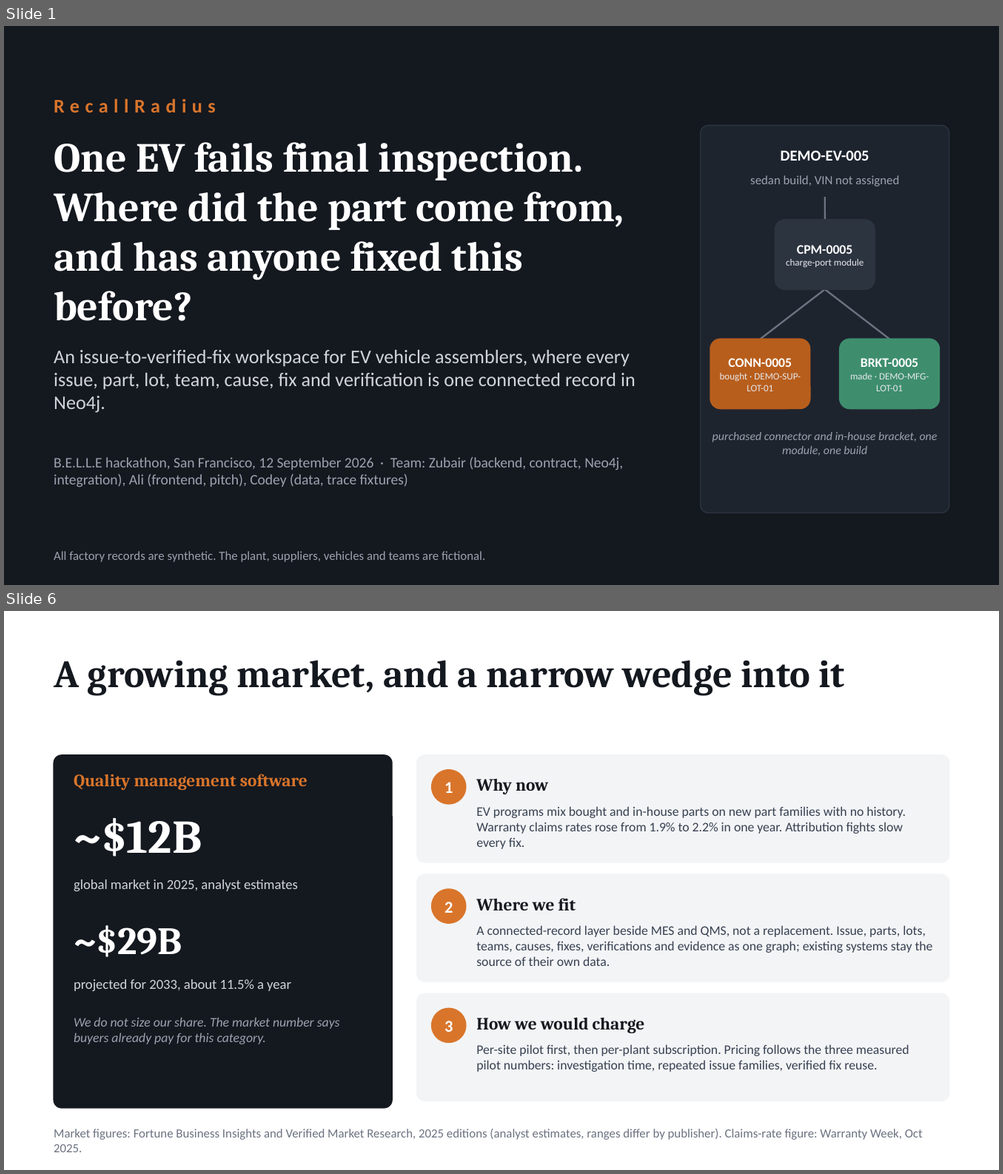
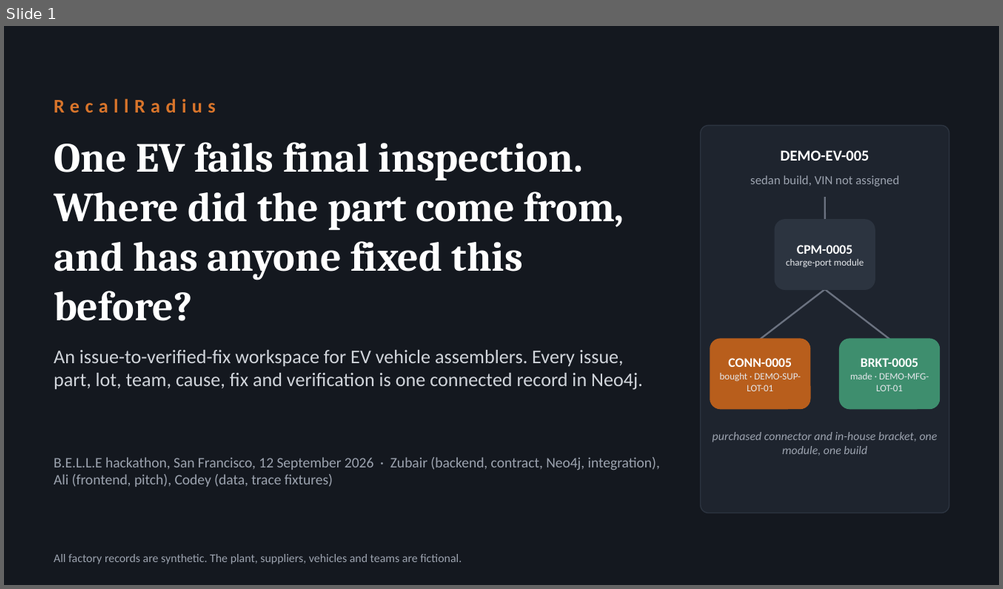
Before and after one commit to zubair480/belle-hackathon, a slide deck: docs/pitch/RecallRadius_Judge_Deck.pptx. Shown one above the other, each under a label of ours: slides 1 and 6 before the commit, slide 1 after it; the slides between them are not shown. The pictures are 1003x1174 and 1003x589 pixels, drawn with LibreOffice and Linux fonts; fonts in the diff are those of the drawing. Boxes give left, top, right and bottom in pixels: in the first picture for what was removed or moved away, otherwise in the second. Text is boxed around its words. In the diff, an @@ line names an element or a change of style, - is before the commit and + after.

```diff
--- a/docs/pitch/RecallRadius_Judge_Deck.pptx
+++ b/docs/pitch/RecallRadius_Judge_Deck.pptx
@@ slide 6 removed at [4, 611, 999, 1170], background #FFFFFF @@
@@ text removed at [54, 660, 845, 695] @@
-A growing market, and a narrow wedge into it
@@ rounded rectangle removed at [54, 755, 392, 1108] @@
@@ rounded rectangle removed at [417, 755, 949, 863] @@
@@ text removed at [74, 774, 307, 790] @@
-Quality management software
@@ ellipse removed at [432, 770, 466, 804] @@
@@ text removed at [444, 782, 452, 793] @@
-1
@@ text removed at [476, 779, 548, 795] @@
-Why now
@@ text removed at [476, 806, 905, 849] @@
-EV programs mix bought and in-house parts on new part families with no history. Warranty claims rates rose from 1.9% to 2.2% in one year. Attribution fights slow every fix.
@@ text removed at [74, 818, 202, 857] @@
-~$12B
@@ rounded rectangle removed at [417, 874, 949, 982] @@
@@ text removed at [74, 880, 298, 891] @@
-global market in 2025, analyst estimates
@@ ellipse removed at [432, 889, 466, 923] @@
@@ text removed at [476, 898, 575, 911] @@
-Where we fit
@@ text removed at [444, 902, 452, 913] @@
-2
@@ text removed at [74, 925, 182, 957] @@
-~$29B
@@ text removed at [476, 925, 933, 966] @@
-A connected-record layer beside MES and QMS, not a replacement. Issue, parts, lots, teams, causes, fixes, verifications and evidence as one graph; existing systems stay the source of their own data.
@@ text removed at [74, 980, 291, 991] @@
-projected for 2033, about 11.5% a year
@@ rounded rectangle removed at [417, 994, 949, 1102] @@
@@ ellipse removed at [432, 1009, 466, 1042] @@
@@ text removed at [74, 1017, 340, 1045] @@
-We do not size our share. The market number says buyers already pay for this category.
@@ text removed at [444, 1021, 452, 1032] @@
-3
@@ text removed at [476, 1017, 645, 1034] @@
-How we would charge
@@ text removed at [476, 1045, 909, 1072] @@
-Per-site pilot first, then per-plant subscription. Pricing follows the three measured pilot numbers: investigation time, repeated issue families, verified fix reuse.
@@ text removed at [54, 1129, 922, 1153] @@
-Market figures: Fortune Business Insights and Verified Market Research, 2025 editions (analyst estimates, ranges differ by publisher). Claims-rate figure: Warranty Week, Oct 2025.
@@ slide 1 changed as well @@
@@ text at [54, 350, 643, 390]: text changed @@
-An issue-to-verified-fix workspace for EV vehicle assemblers, where every issue, part, lot, team, cause, fix and verification is one connected record in Neo4j.
+An issue-to-verified-fix workspace for EV vehicle assemblers. Every issue, part, lot, team, cause, fix and verification is one connected record in Neo4j.
@@ text at [54, 457, 660, 487]: text changed @@
-B.E.L.L.E hackathon, San Francisco, 12 September 2026 · Team: Zubair (backend, contract, Neo4j, integration), Ali (frontend, pitch), Codey (data, trace fixtures)
+B.E.L.L.E hackathon, San Francisco, 12 September 2026 · Zubair (backend, contract, Neo4j, integration), Ali (frontend, pitch), Codey (data, trace fixtures)
@@ text "All factory records are synthetic. ..." at [54, 554, 461, 565]: size 9 to 8.5 pt @@
```
Also in this commit, not shown: 2 other slides changed, 1 slide added, 6 other slides removed, 12 other files.
